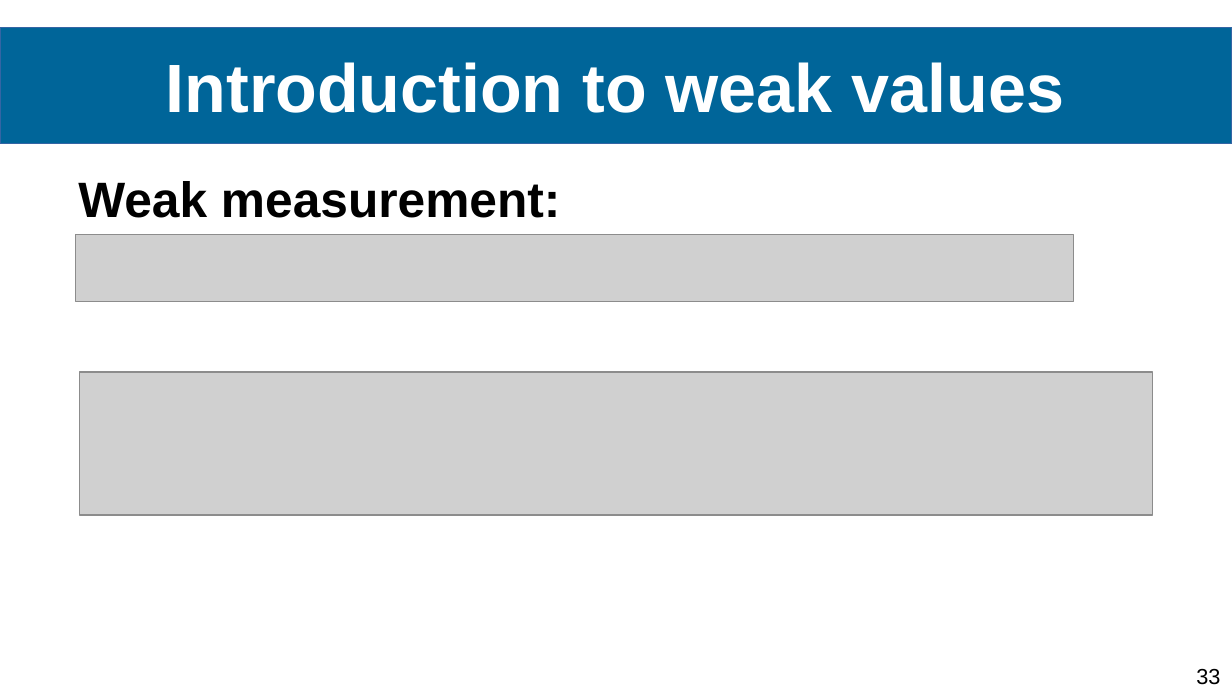
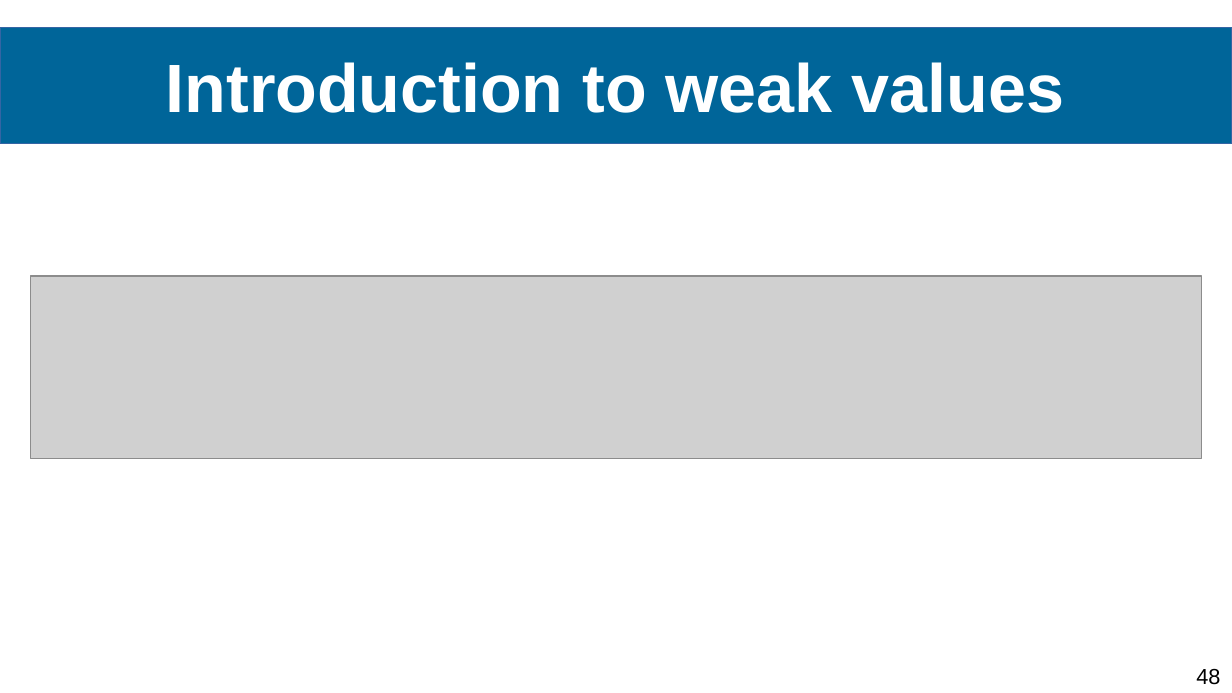
Before and after one commit to Ismaele-vincent/PhD, a slide deck: slide 48 of 2024/Conference abstract/Conference FOMO/Presentation FOMO 2024.odp (slide 33 before the commit). Drawn at 1232x693 pixels with LibreOffice and Linux fonts; fonts in the diff are those of the drawing; grey boxes stand for pictures; background and template pictures are left out. Boxes give left, top, right and bottom in pixels: in the first picture for what was removed or moved away, otherwise in the second. Text is boxed around its words. In the diff, an @@ line names an element or a change of style, - is before the commit and + after.

```diff
--- a/2024/Conference abstract/Conference FOMO/Presentation FOMO 2024.odp
+++ b/2024/Conference abstract/Conference FOMO/Presentation FOMO 2024.odp
@@ text removed at (78, 181, 561, 218) @@
-Weak measurement:
@@ picture removed at (76, 235, 1073, 302) @@
@@ picture: place and size @@
-picture at (79, 372, 1152, 515)
+picture at (30, 276, 1202, 458)
@@ page number at (1196, 669, 1220, 685): text changed @@
-33
+48
```
Also in this commit, not shown: 10 other slides changed, 14 slides added, 6 other files.
